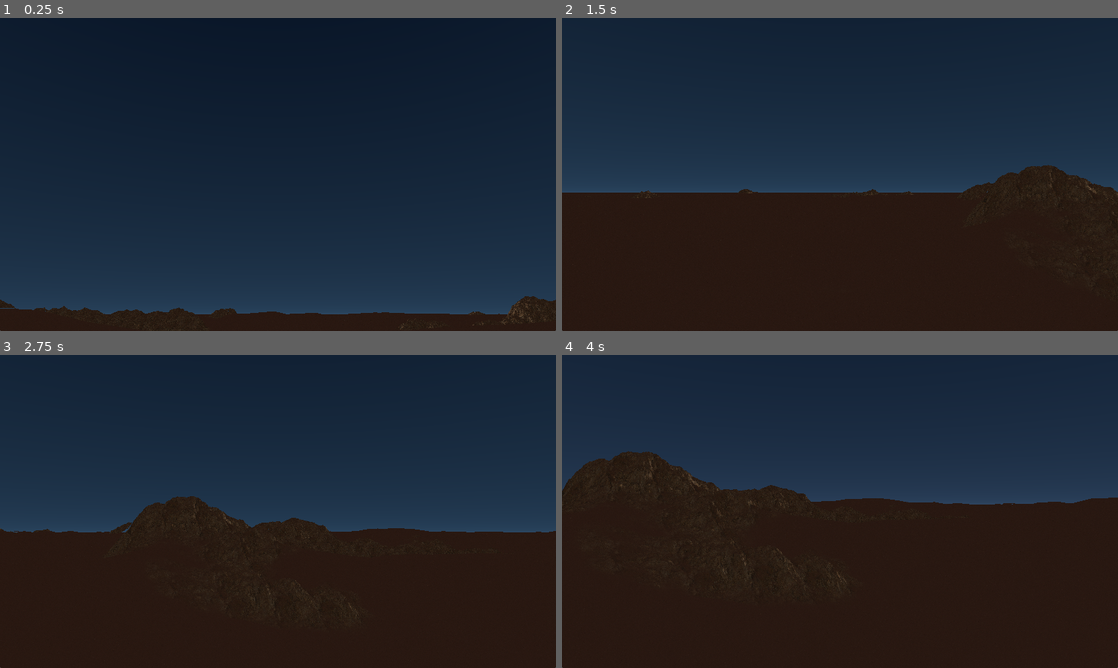
Above: before the commit, frames 1-4 (two rows, left to right).
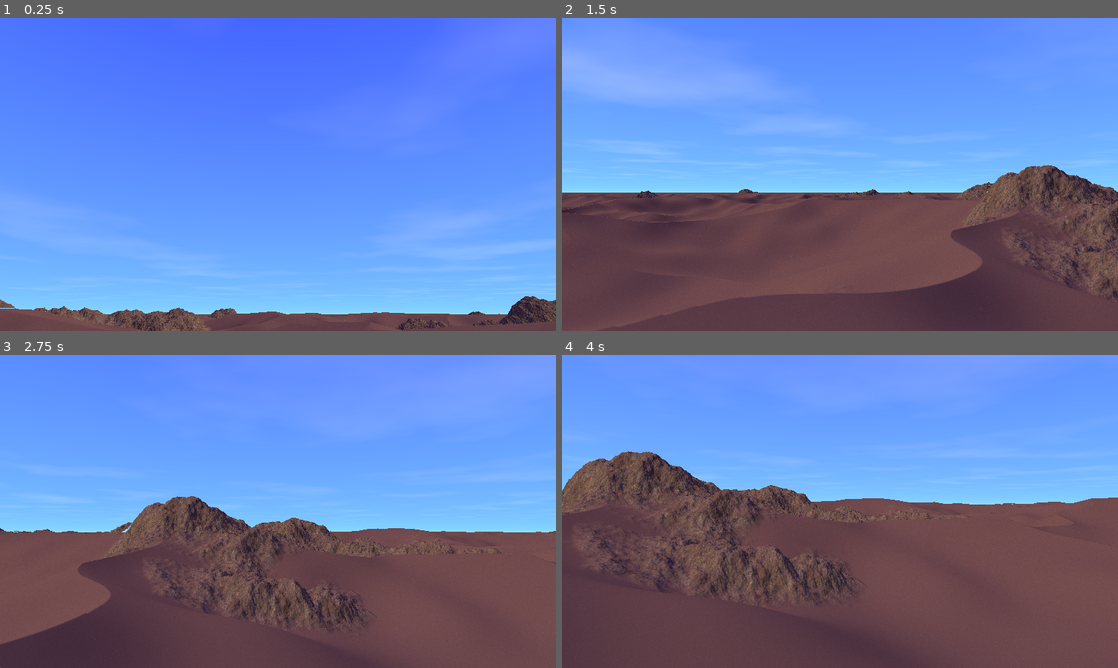
Above: after the commit, the same moments.

Repository: timo-eberl/realtime-graphics-exercises
Game: Godot game, scene res://scene.tscn
Same seed, same stepped clock (60 frames per second), same inputs: the game is played once before the commit and once after it.
Inputs (mouse positions are in pixels of both pictures, inside the frame that each line leads up to):
- Up to frame 1 (0.25 s): no input
- Up to frame 2 (1.5 s): tap Enter at 0.5 s; move the mouse to (867, 174) at 0.52 s; hold W (move_forward) from 0.53 s (still down); tap R at 0.6 s; move the mouse to (812, 174) at 1.27 s; tap M at 1.35 s
- Up to frame 3 (2.75 s): keep holding W (move_forward); move the mouse to (289, 505) at 2.02 s; tap N at 2.1 s
- Up to frame 4 (4 s): keep holding W (move_forward); move the mouse to (834, 517) at 2.77 s; tap L at 2.85 s; move the mouse to (878, 514) at 3.52 s; tap 1 at 3.6 s

The runs differ from the first frame. In frame 1, 100% of the frame differs, in the area x 0-100%, y 0-100%; in frame 2, 100%; in frame 3, 100%; in frame 4, 100%.

Commit message:
add clouds

Diff:
--- a/project-2/src/scene.gdshader
+++ b/project-2/src/scene.gdshader
@@ -37,6 +37,7 @@
 // textures
 uniform sampler2D sand_albedo_texture : filter_linear, repeat_enable;
 uniform sampler2D rock_albedo_texture : filter_linear, repeat_enable;
+uniform sampler2D cloud_texture : filter_linear, repeat_enable;
 // controls after what distance the rocks will start to disappear
 uniform float cam_rock_fade_distance_start = 2000.0;
 uniform float cam_rock_fade_distance_end = 3000.0;
@@ -220,7 +221,7 @@
 	// sun : Lambertian
 	// the integral over the upper hemisphere times cos(theta) equals to pi
 	// this cancels out with albedo/pi from lambertian BRDF
-	vec3 res = albedo * max(0.0, dot(normal, sun_direction()));
+	vec3 res = albedo * max(0.0, dot(normal, sun_direction() * _sun_color));
 	res += albedo * max(0.0, normal.y) * _zenith_color;
 	res += albedo * vec3(0.1); // ambient
 	return res;
@@ -271,17 +272,33 @@
 }
 
 vec3 background(Ray ray) {
-	// draw ground plane shaded as sound ("beneath" sdf) to hide that sometimes the sdf becomes invisible
+	// draw ground plane shaded as sand ("beneath" sdf) to hide that sometimes the sdf becomes invisible
 	// intersect against ground plane
 	float t = (-ray.p.y) / (ray.dir.y);
 	// intersection in front? draw ground
 	if (t > 0.0) {
 		vec3 hitpoint = ray.p + t * ray.dir;
-		vec3 a = abs(hitpoint);
 		float cam_distance = distance(ray.p.xz, hitpoint.xz);
 		return shade_surface(hitpoint, vec3(0,1,0));
 	}
-	return sky(ray.dir);
+
+	// draw clouds on a plane in the sky
+	float cloud_height = 500.0;
+	float t2 = (-ray.p.y + 500.0) / (ray.dir.y);
+	float clouds = 0.0;
+	vec3 cloud_color = vec3(0.7);
+	if (t2 > 0.0) {
+		vec3 hitpoint = ray.p + t2 * ray.dir;
+		clouds = texture(cloud_texture, hitpoint.xz * 0.00003).x;
+		float cam_distance = distance(ray.p.xz, hitpoint.xz);
+		clouds *= clamp( inv_lerp(50000.0, 10000.0, cam_distance) ,0,1); // fade out in distance
+		clouds = clamp( mix(-0.5, 0.5, clouds) ,0,1);
+		// transmittance + reflection
+		cloud_color = shade(cloud_color, hitpoint, ray.dir) + shade(cloud_color, hitpoint, vec3(0,1,0));
+		cloud_color *= 0.5;
+	}
+
+	return sky(ray.dir) + cloud_color * clouds;
 }
 
 vec3 sphere_trace_ray(Ray ray) {
--- a/project-2/src/scene.tscn
+++ b/project-2/src/scene.tscn
@@ -19,6 +19,15 @@
 [sub_resource type="GradientTexture1D" id="GradientTexture1D_hhp7a"]
 gradient = SubResource("Gradient_dv2eu")
 
+[sub_resource type="FastNoiseLite" id="FastNoiseLite_0h7bi"]
+
+[sub_resource type="NoiseTexture2D" id="NoiseTexture2D_na76e"]
+width = 2048
+height = 2048
+seamless = true
+seamless_blend_skirt = 0.3
+noise = SubResource("FastNoiseLite_0h7bi")
+
 [sub_resource type="Gradient" id="Gradient_xxh83"]
 offsets = PackedFloat32Array(0, 0.201342, 0.25, 0.308725, 0.5, 0.687919, 0.75, 0.815436, 1)
 colors = PackedColorArray(0.141176, 0.227451, 0.317647, 1, 0.265088, 0.220503, 0.270746, 1, 0.980392, 0.180392, 0, 1, 0 …(182 unchanged characters)…
@@ -27,8 +36,8 @@
 gradient = SubResource("Gradient_xxh83")
 
 [sub_resource type="Gradient" id="Gradient_dhi22"]
-offsets = PackedFloat32Array(0, 0.174497, 0.25, 0.328859, 0.5, 0.607383, 0.674497, 0.75, 0.818792, 1)
-colors = PackedColorArray(0, 0, 0, 1, 0.187919, 0.07222, 0.0228451, 1, 1, 0.384314, 0.121569, 1, 0.976207, 0.79771, 0.63311, 1, 0.968627, 0.929412, 0.796078, 1, 0.940567, 0.861365, 0.7133, 1, 0.835978, 0.607738, 0.404764, 1, 0.811765, 0.54902, 0.333333, 1, 0.174339, 0.11791, 0.0715884, 1, 0, 0, 0, 1)
+offsets = PackedFloat32Array(0, 0.137584, 0.174497, 0.25, 0.328859, 0.5, 0.607383, 0.674497, 0.75, 0.818792, 0.85906, 1)
+colors = PackedColorArray(0, 0, 0, 1, 0, 0, 0, 1, 0.187919, 0.07222, 0.0228451, 1, 1, 0.384314, 0.121569, 1, 0.976207, 0.79771, 0.63311, 1, 0.968627, 0.929412, 0.796078, 1, 0.940567, 0.861365, 0.7133, 1, 0.835978, 0.607738, 0.404764, 1, 0.811765, 0.54902, 0.333333, 1, 0.174339, 0.11791, 0.0715884, 1, 0, 0, 0, 1, 0, 0, 0, 1)
 
 [sub_resource type="GradientTexture1D" id="GradientTexture1D_wq4ul"]
 gradient = SubResource("Gradient_dhi22")
@@ -60,7 +69,7 @@
 shader_parameter/azimuth = 3.14159
 shader_parameter/elevation = 0.354389
 shader_parameter/vertical_fov_radians = 0.785398
-shader_parameter/time_of_day = 0.0306268
+shader_parameter/time_of_day = 12.0
 shader_parameter/cos_sun_radius = 0.999762
 shader_parameter/l_white = 2.0
 shader_parameter/exposure = 0.0
@@ -76,6 +85,7 @@
 shader_parameter/bloom_strength_gradient = SubResource("GradientTexture1D_hhp7a")
 shader_parameter/sand_albedo_texture = ExtResource("3_1qq44")
 shader_parameter/rock_albedo_texture = ExtResource("3_wrpgw")
+shader_parameter/cloud_texture = SubResource("NoiseTexture2D_na76e")
 
 [node name="Scene" type="Control"]
 layout_mode = 3
@@ -85,7 +95,6 @@
 grow_horizontal = 2
 grow_vertical = 2
 script = ExtResource("1_pttkg")
-time_of_day = 0.0306268
 time_speed = 5.0
 sun_radius_degrees = 1.25
 azimuth = 180.0
Not shown: 1 places in project-2/src/scene.tscn that only renumber resources
